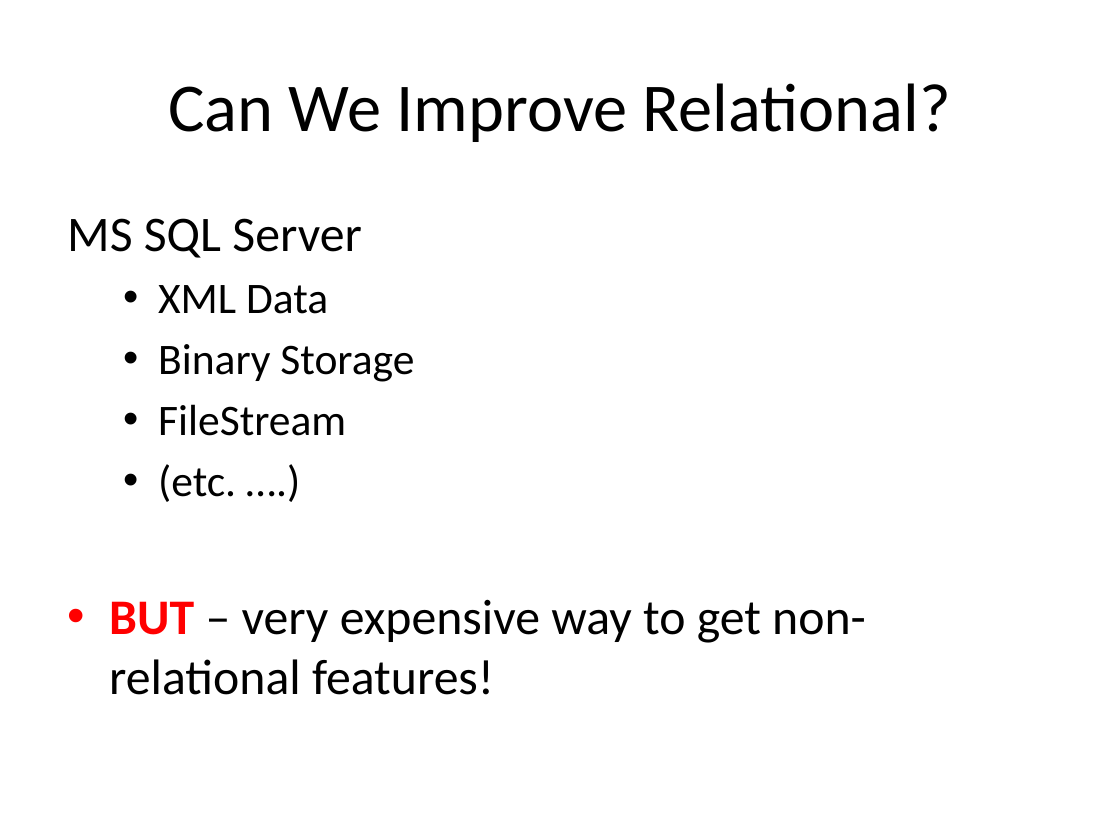
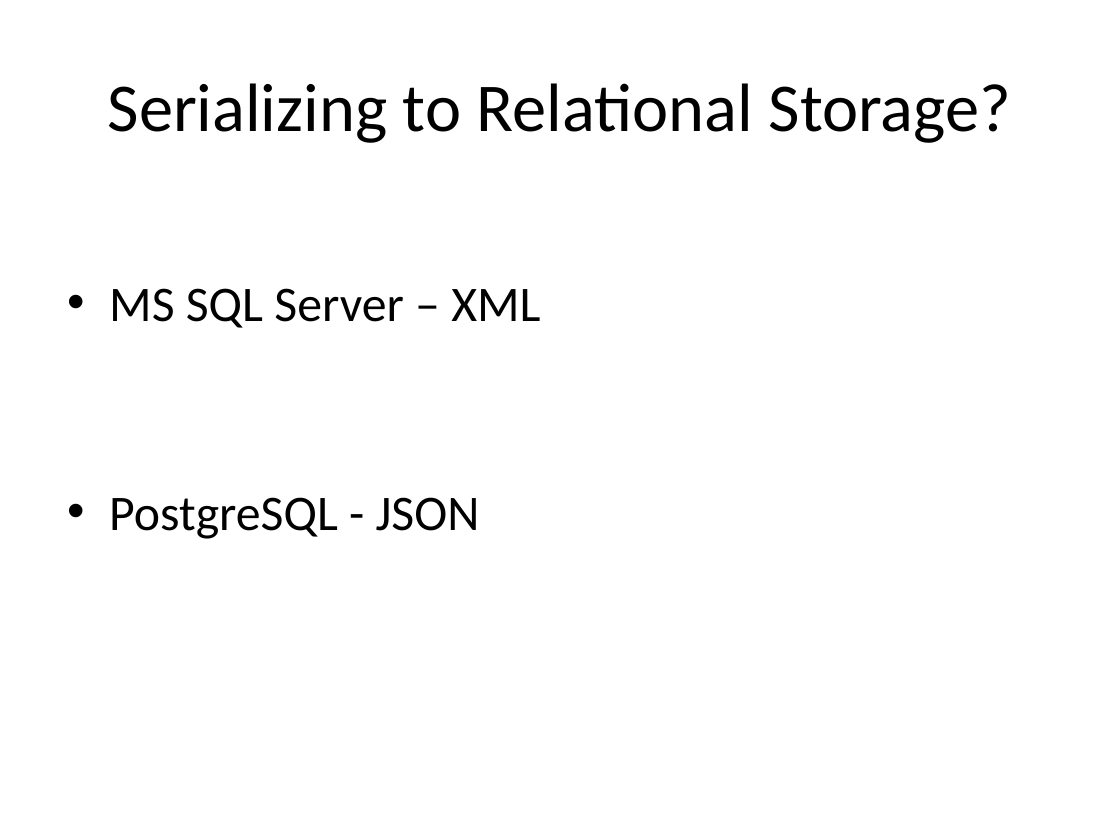
Before and after one commit to alexdgarland/database-demos, a slide deck: slide 13 of Slides/Not Only SQL - Picking A Database for DotNET.pptx (slide 12 before the commit). Drawn at 1120x840 pixels with LibreOffice and Linux fonts; fonts in the diff are those of the drawing. Boxes give left, top, right and bottom in pixels: in the first picture for what was removed or moved away, otherwise in the second. Text is boxed around its words. In the diff, an @@ line names an element or a change of style, - is before the commit and + after.

Commit message:
Update slides

```diff
--- a/Slides/Not Only SQL - Picking A Database for DotNET.pptx
+++ b/Slides/Not Only SQL - Picking A Database for DotNET.pptx
@@ title at (108,83,1011,143): text changed @@
-Can We Improve Relational?
+Serializing to Relational Storage?
@@ text at (109,288,540,539): text changed @@
-MS SQL Server
-  • XML Data
-  • Binary Storage
-  • FileStream
-  • (etc. ….)
-• BUT – very expensive way to get non-relational features!
+• MS SQL Server – XML
+• PostgreSQL - JSON
```
Also in this commit, not shown: 2 slides added, 2 slides removed.
